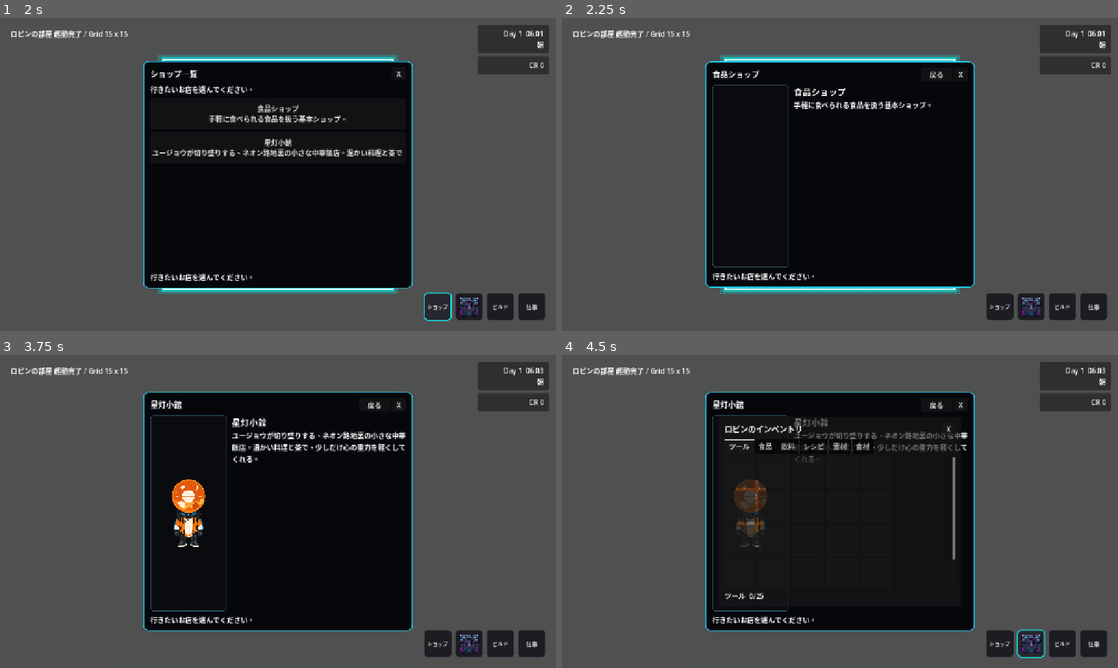
Above: before the commit, frames 1-4 (two rows, left to right).
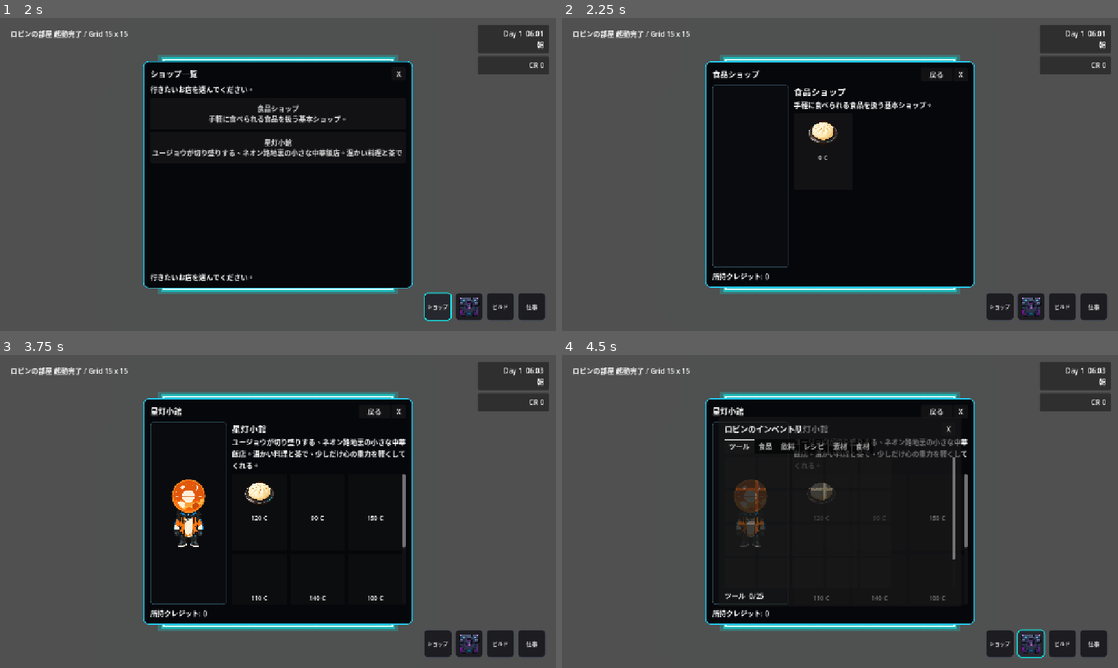
Above: after the commit, the same moments.

Repository: grimoire1089-coder/optimistic
Game: Godot game, scene res://Scenes/Boot/TitleScene.tscn
Same seed, same stepped clock (60 frames per second), same inputs: the game is played once before the commit and once after it. Sound files missing from this copy of the repository are replaced by a short silence.
Inputs (mouse positions are in pixels of both pictures, inside the frame that each line leads up to):
- Up to frame 1 (2 s): click "はじめる" at 0.5 s; click "ショップ" at 1.25 s
- Up to frame 2 (2.25 s): click "食品ショップ 手軽に食べられる食品を扱う基本ショップ。" at 2 s
- Up to frame 3 (3.75 s): click "戻る" at 2.75 s; click "星灯小館 ユージョウが切り盛りする、ネオン路地裏の小さな中…" at 3.5 s
- Up to frame 4 (4.5 s): click (1029, 642) at 4.25 s

Frame 1 is identical in both runs. In frame 2, 0.6% of the frame differs, in the area x 27-50%, y 32-84%; in frame 3, 5.8%, in the area x 25-75%, y 11-89%; in frame 4, 4.9%.
Error before the commit: Invalid access to property or key 'tab_changed' on a base object of type 'null instance'. (res://Scripts/UI/Shop/ShopMenu.gd:40)

Commit message:
Add shop item tab bar and grid scene layout

Diff:
--- a/Scenes/UI/Shop/ShopMenu.tscn
+++ b/Scenes/UI/Shop/ShopMenu.tscn
@@ -130,16 +130,21 @@
 autowrap_mode = 3
 text = "Description"
 
+[node name="ItemTabBar" type="TabBar" parent="MarginContainer/Rows/ShopDetailView/ShopContent"]
+layout_mode = 2
+
 [node name="ItemScroll" type="ScrollContainer" parent="MarginContainer/Rows/ShopDetailView/ShopContent"]
-custom_minimum_size = Vector2(0, 330)
+custom_minimum_size = Vector2(0, 300)
 layout_mode = 2
 size_flags_vertical = 3
 horizontal_scroll_mode = 0
 
-[node name="ItemList" type="VBoxContainer" parent="MarginContainer/Rows/ShopDetailView/ShopContent/ItemScroll"]
+[node name="ItemGrid" type="GridContainer" parent="MarginContainer/Rows/ShopDetailView/ShopContent/ItemScroll"]
 layout_mode = 2
 size_flags_horizontal = 3
-theme_override_constants/separation = 8
+columns = 3
+theme_override_constants/h_separation = 8
+theme_override_constants/v_separation = 8
 
 [node name="DetailLabel" type="Label" parent="MarginContainer/Rows"]
 layout_mode = 2
